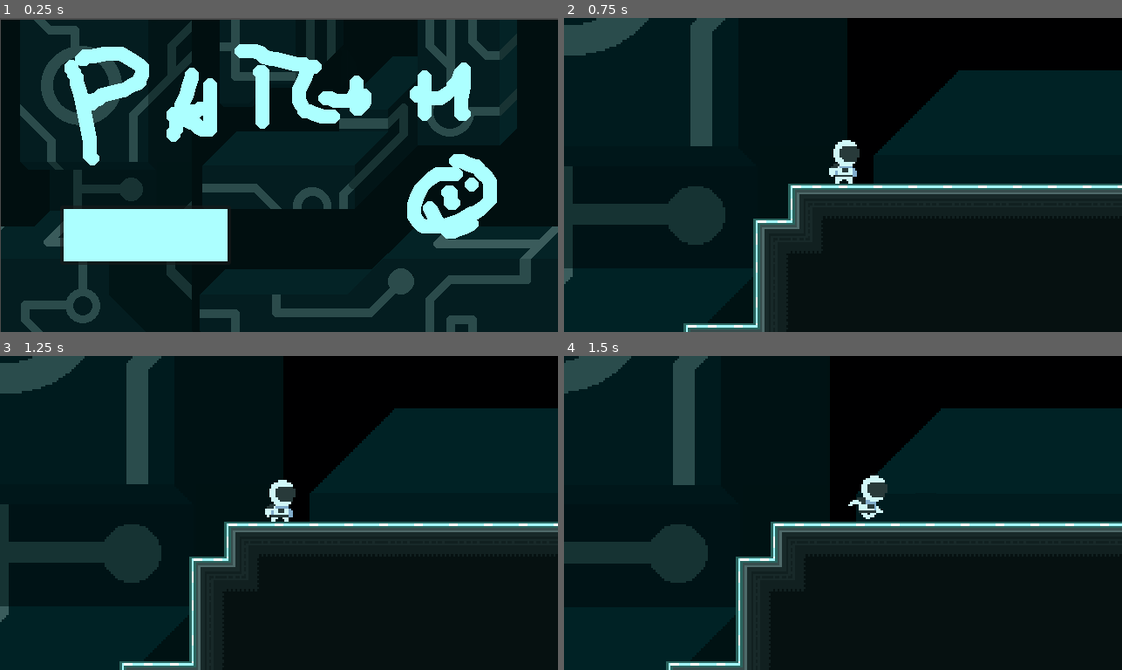
Above: before the commit, frames 1-4 (two rows, left to right).
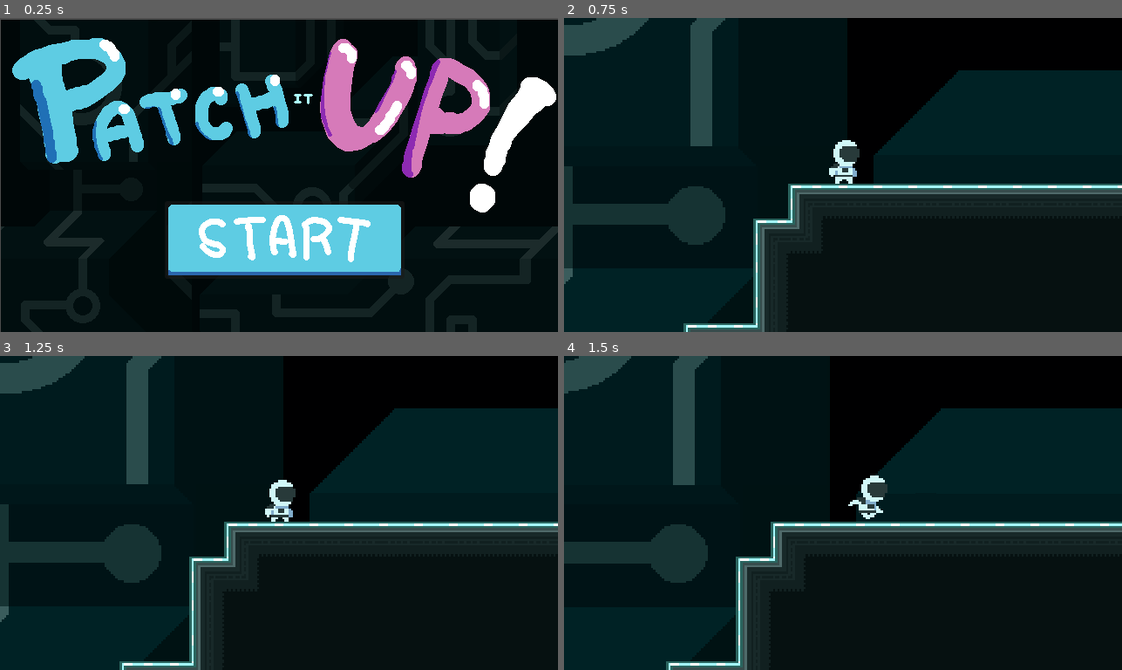
Above: after the commit, the same moments.

Repository: Serial-Cyn/patch-it-up
Game: Godot game, scene res://scenes/main_menu.tscn
Two runs of this game, one before a commit and one after it. Both use one fixed random seed, a clock stepped at 60 frames per second and the inputs below. Sound files missing from this copy of the repository are replaced by a short silence.
Inputs (mouse positions are in pixels of both pictures, inside the frame that each line leads up to; where the layout moved, square brackets give the same spot in the first picture):
- Up to frame 1 (0.25 s): no input
- Up to frame 2 (0.75 s): click (848, 240) [709, 234] at 0.5 s
- Up to frame 3 (1.25 s): no input
- Up to frame 4 (1.5 s): hold D (move_right) from 1.28 s (still down)

The runs differ from the first frame. In frame 1, 43% of the frame differs, in the area x 0-100%, y 0-100%; in frame 2, nothing differs; in frame 3, nothing differs; in frame 4, nothing differs.

Commit message:
updated menu and button sprites

Diff:
--- a/levels/level_3.tscn
+++ b/levels/level_3.tscn
@@ -7,7 +7,7 @@
 [ext_resource type="Texture2D" uid="uid://b1crxyhou8hpp" path="res://assets/sprites/patch-tileset.png" id="5_xe1ru"]
 [ext_resource type="Texture2D" uid="uid://cvmdi5akpghux" path="res://assets/sprites/world_tileset.png" id="6_6anhs"]
 [ext_resource type="AudioStream" uid="uid://bc11ln7l5dh7m" path="res://assets/sounds/patch-bgm.mp3" id="12_0unm6"]
-[ext_resource type="Texture2D" uid="uid://nld84hjcq15e" path="res://assets/sprites/button.png" id="12_wi0qq"]
+[ext_resource type="Texture2D" uid="uid://dj0uhbd7m704r" path="res://assets/sprites/end button.png" id="12_q42ux"]
 [ext_resource type="PackedScene" uid="uid://dpfp2gvrhdnd2" path="res://scenes/player.tscn" id="13_q26s8"]
 [ext_resource type="PackedScene" uid="uid://dqkbm4k1if4ml" path="res://scenes/alarm_effects.tscn" id="14_o87u6"]
 [ext_resource type="PackedScene" uid="uid://k7rf7v6y40xi" path="res://scenes/sound_effects.tscn" id="15_h3b7p"]
@@ -303,11 +303,11 @@
 vertical_alignment = 1
 
 [node name="Button" type="Button" parent="UI1"]
-offset_left = 221.0
-offset_top = 233.0
-offset_right = 417.0
-offset_bottom = 301.0
-icon = ExtResource("12_wi0qq")
+offset_left = 179.0
+offset_top = 225.0
+offset_right = 454.0
+offset_bottom = 314.0
+icon = ExtResource("12_q42ux")
 
 [node name="BGM" type="AudioStreamPlayer2D" parent="."]
 stream = ExtResource("12_0unm6")
--- a/scenes/main_menu.tscn
+++ b/scenes/main_menu.tscn
@@ -19,10 +19,10 @@
 [node name="CanvasLayer" type="CanvasLayer" parent="."]
 
 [node name="Button" type="Button" parent="."]
-offset_left = 69.0
-offset_top = 215.0
-offset_right = 265.0
-offset_bottom = 283.0
+offset_left = 189.0
+offset_top = 210.0
+offset_right = 464.0
+offset_bottom = 299.0
 icon = ExtResource("2_bqqt6")
 
 [connection signal="pressed" from="Button" to="." method="_on_button_pressed"]
Binary file changed: assets/sprites/button.png
Binary file added: assets/sprites/end button.png
Not shown, added: assets/sprites/end button.png.import
Binary file changed: assets/sprites/menu background.png
